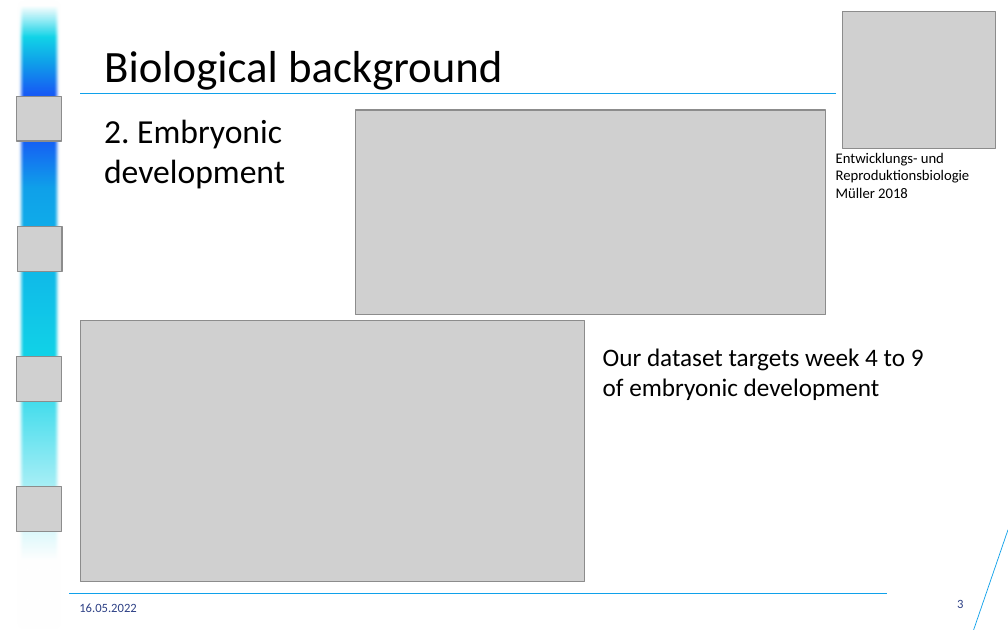
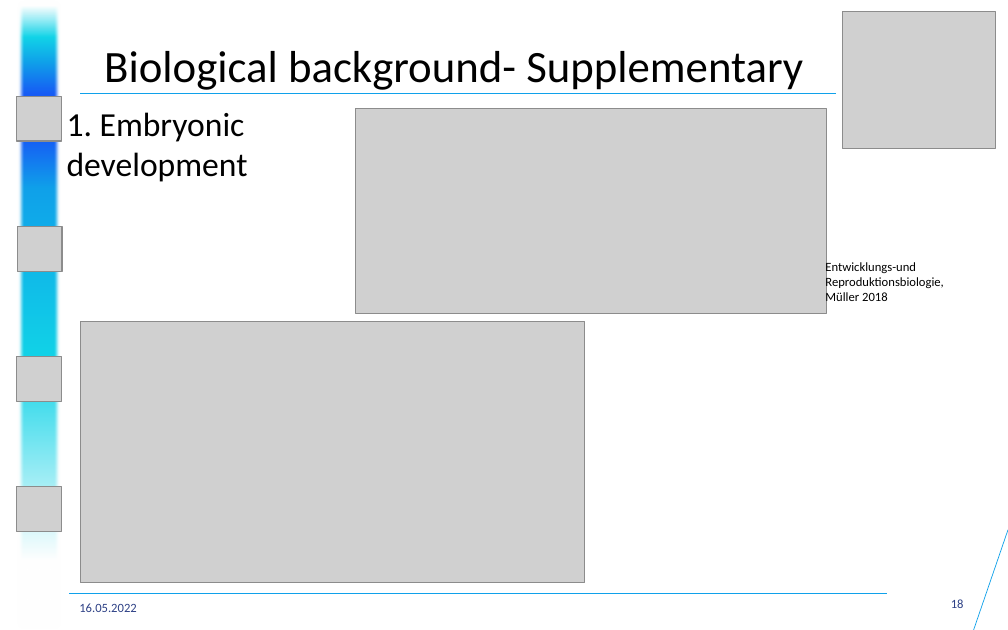
Before and after one commit to datascience-mobi-2022/2022-topic-04-team-01, a slide deck: slide 18 of Presentations/Project Proposal/Project Proposal Presentation Structure+.pptx (slide 3 before the commit). Drawn at 1008x630 pixels with LibreOffice and Linux fonts; fonts in the diff are those of the drawing; grey boxes stand for pictures. Boxes give left, top, right and bottom in pixels: in the first picture for what was removed or moved away, otherwise in the second. Text is boxed around its words. In the diff, an @@ line names an element or a change of style, - is before the commit and + after.

```diff
--- a/Presentations/Project Proposal/Project Proposal Presentation Structure+.pptx
+++ b/Presentations/Project Proposal/Project Proposal Presentation Structure+.pptx
@@ text at (104,51,803,94): text changed @@
-Biological background
+Biological background- Supplementary
@@ text at (67,112,248,182): text changed @@
-2. Embryonic development
+1. Embryonic development
@@ text at (825,261,943,305): text changed; size 10.5 to 9 pt @@
-Entwicklungs- und Reproduktionsbiologie
-Müller 2018
+Entwicklungs-und Reproduktionsbiologie, Müller 2018
@@ text removed at (603,348,924,400) @@
-Our dataset targets week 4 to 9 of embryonic development
@@ page number at (951,599,964,608): text changed @@
-3
+18
```
Also in this commit, not shown: 2 other slides changed, 3 slides added.
